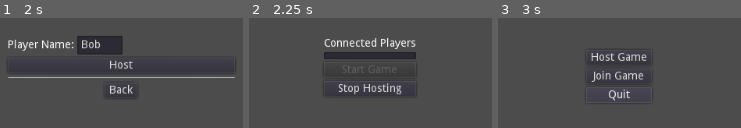
Above: before the commit, frames 1-3 (left to right).
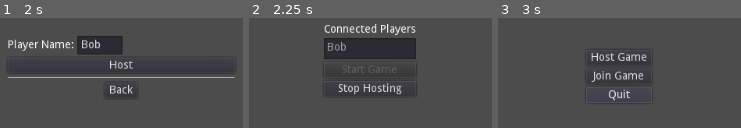
Above: after the commit, the same moments.

Repository: ssalanski/OhHell
Game: Godot game, scene res://MainMenu.tscn
Same seed, same stepped clock (60 frames per second), same inputs: the game is played once before the commit and once after it.
Inputs (mouse positions are in pixels of both pictures, inside the frame that each line leads up to):
- Up to frame 1 (2 s): tap Enter at 0.5 s; move the mouse to (outside the picture) at 0.52 s; click (outside the picture) at 0.67 s; click "Host Game" at 1.25 s
- Up to frame 2 (2.25 s): click "Host" at 2 s
- Up to frame 3 (3 s): click "Stop Hosting" at 2.75 s

Frame 1 is identical in both runs. In frame 2, 6.2% of the frame differs, in the area x 30-69%, y 5-31%; in frame 3, nothing differs.

Commit message:
add our own name to player list when hosting

Diff:
--- a/Lobby.gd
+++ b/Lobby.gd
@@ -15,6 +15,7 @@
 func host_game(player_name):
 	my_name = player_name
 	players[1] = my_name
+	emit_signal("connected_players_update", players)
 	var peer = NetworkedMultiplayerENet.new()
 	peer.create_server(GAME_PORT, 7)
 	get_tree().network_peer = peer
